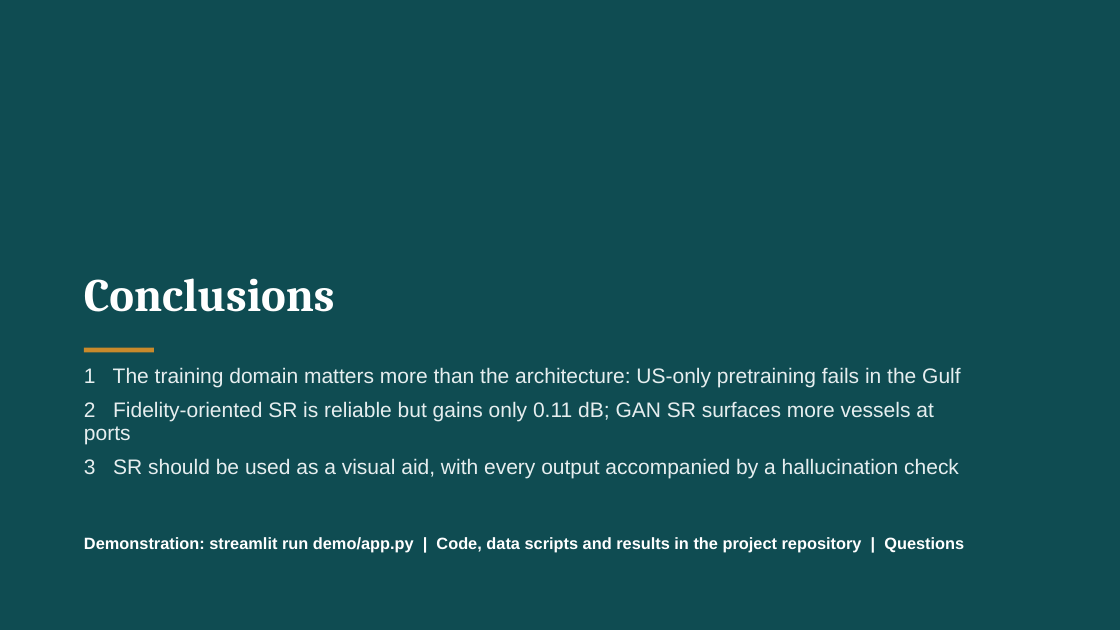
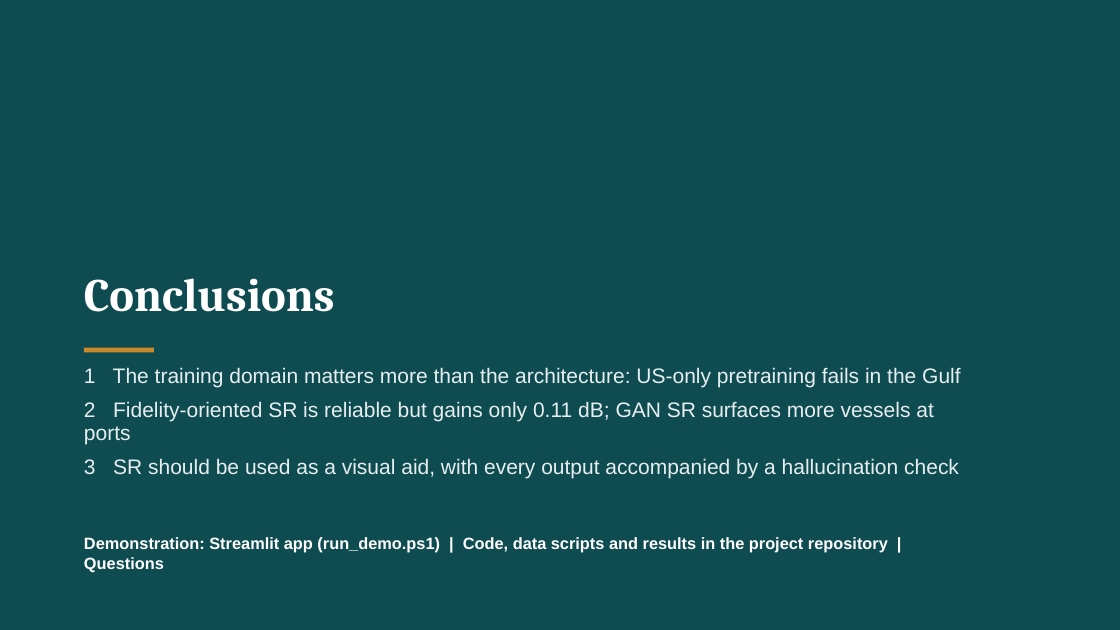
Before and after one commit to JordanManoj/gulf-port-superresolution, a slide deck: slide 14 of presentation/Super-Resolution_for_Port_Intelligence.pptx. Drawn at 1120x630 pixels with LibreOffice and Linux fonts; fonts in the diff are those of the drawing. Boxes give left, top, right and bottom in pixels: in the first picture for what was removed or moved away, otherwise in the second. Text is boxed around its words. In the diff, an @@ line names an element or a change of style, - is before the commit and + after.

```diff
--- a/presentation/Super-Resolution_for_Port_Intelligence.pptx
+++ b/presentation/Super-Resolution_for_Port_Intelligence.pptx
@@ text at bbox=[84, 537, 888, 573]: text changed @@
-Demonstration: streamlit run demo/app.py | Code, data scripts and results in the project repository | Questions
+Demonstration: Streamlit app (run_demo.ps1) | Code, data scripts and results in the project repository | Questions
```
Also in this commit, not shown: 2 other files.
